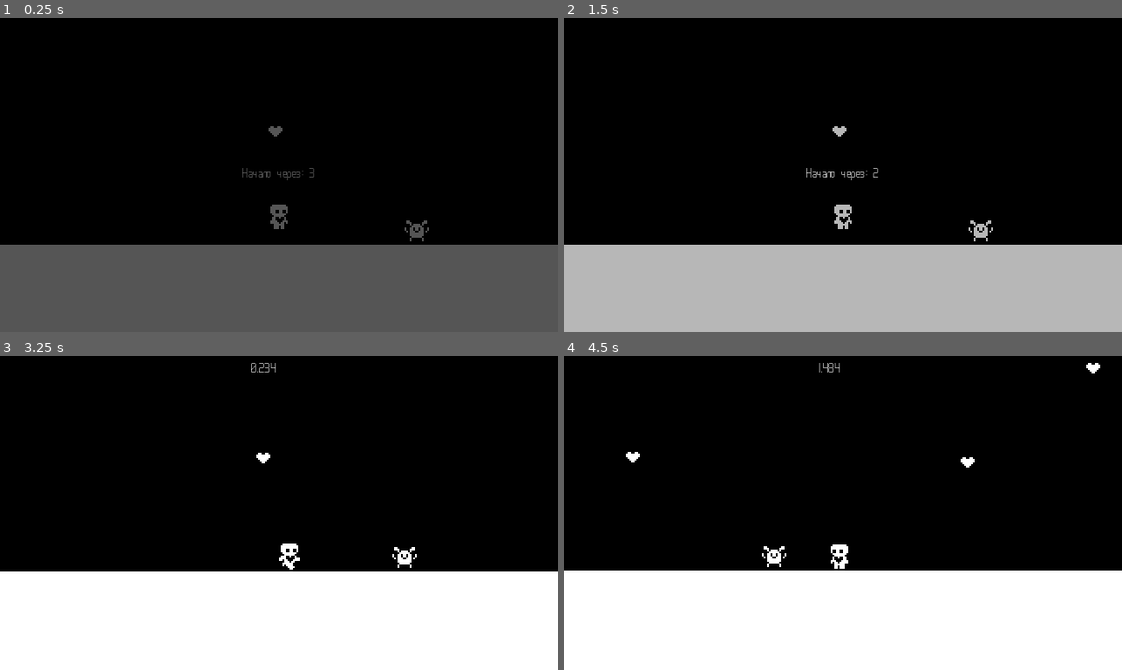
Above: before the commit, frames 1-4 (two rows, left to right).
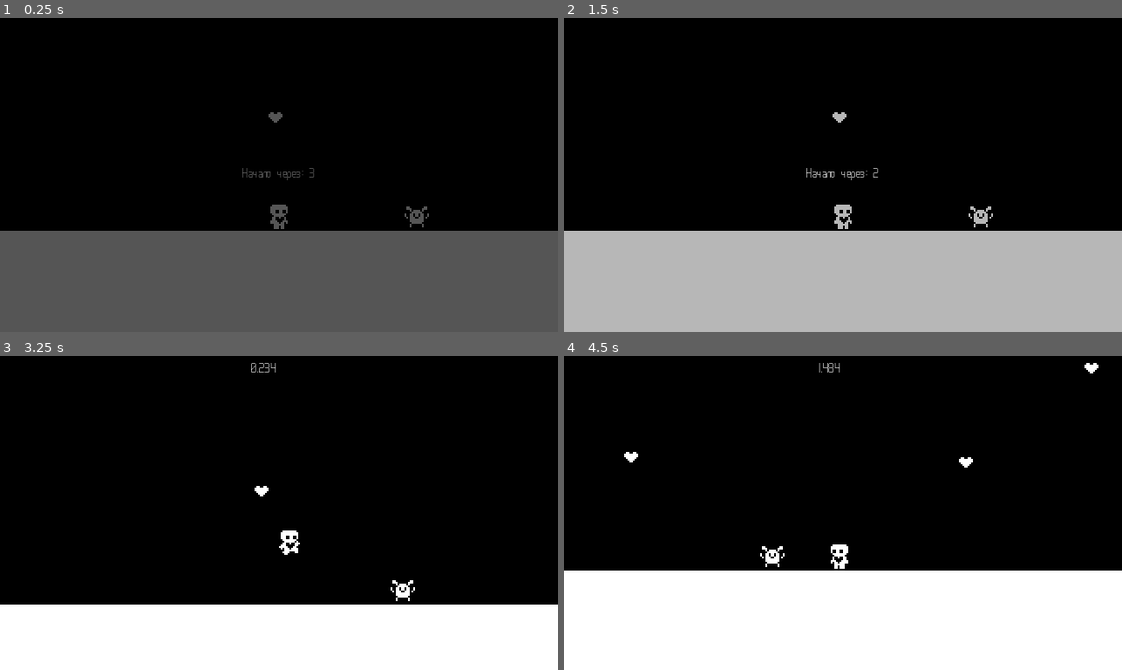
Above: after the commit, the same moments.

Repository: SpaceRasser/capybara-godot
Game: Godot game, scene res://test_level_1.tscn
Two runs of this game, one before a commit and one after it. Both use one fixed random seed, a clock stepped at 60 frames per second and the inputs below.
Inputs:
- Up to frame 1 (0.25 s): no input
- Up to frame 2 (1.5 s): hold Right (move_right) from 0.53 s (still down); tap Up (jump) at 0.77 s; tap Enter at 1.25 s
- Up to frame 3 (3.25 s): tap Up (jump) at 1.52, 3.02 s; tap Space at 2 s; release Right (move_right) at 2.03 s; hold Left (move_left) 2.03-2.78 s; tap Enter at 2.75 s; hold Right (move_right) from 2.78 s (still down)
- Up to frame 4 (4.5 s): tap Up (jump) at 3.77 s; release Right (move_right) at 4.28 s; hold Left (move_left) from 4.28 s (still down)

The runs differ from the first frame. In frame 1, 4.7% of the frame differs, in the area x 0-100%, y 30-73%; in frame 2, 4.7%; in frame 3, 11%, in the area x 0-100%, y 30-80%; in frame 4, 0.2%.

Commit message:
rasser v2.2
Блять ебанные человечек опять вернул на начало

Diff:
--- a/test_level_1.tscn
+++ b/test_level_1.tscn
@@ -50,7 +50,7 @@
 script = ExtResource("1_j0f67")
 
 [node name="Player" parent="." instance=ExtResource("1_ydgga")]
-position = Vector2(274, 1)
+position = Vector2(274, 9)
 
 [node name="StaticBody2D" type="StaticBody2D" parent="."]
 
